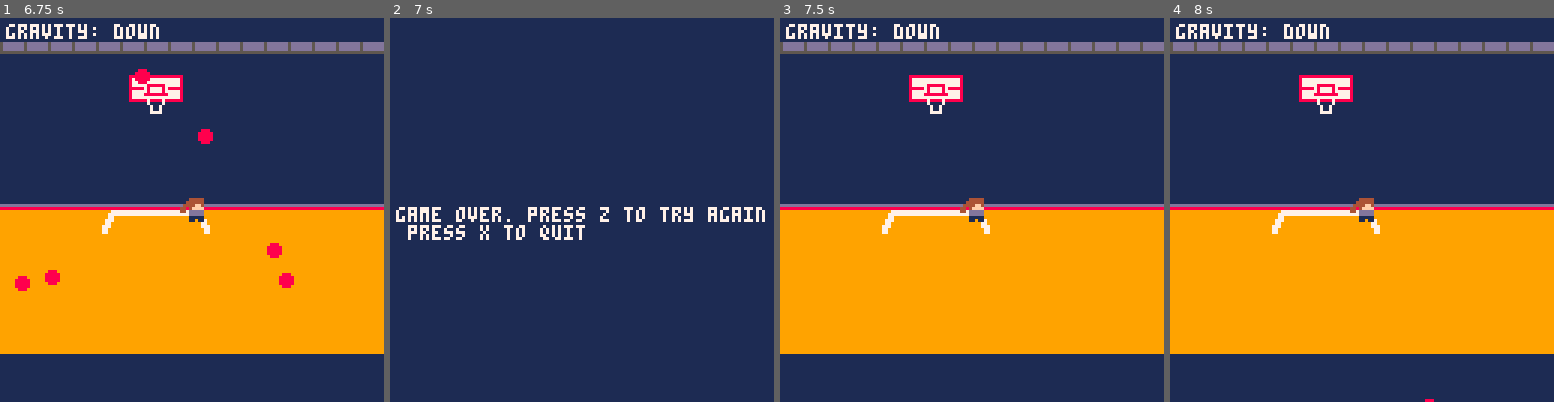
Above: before the commit, frames 1-4 (left to right).
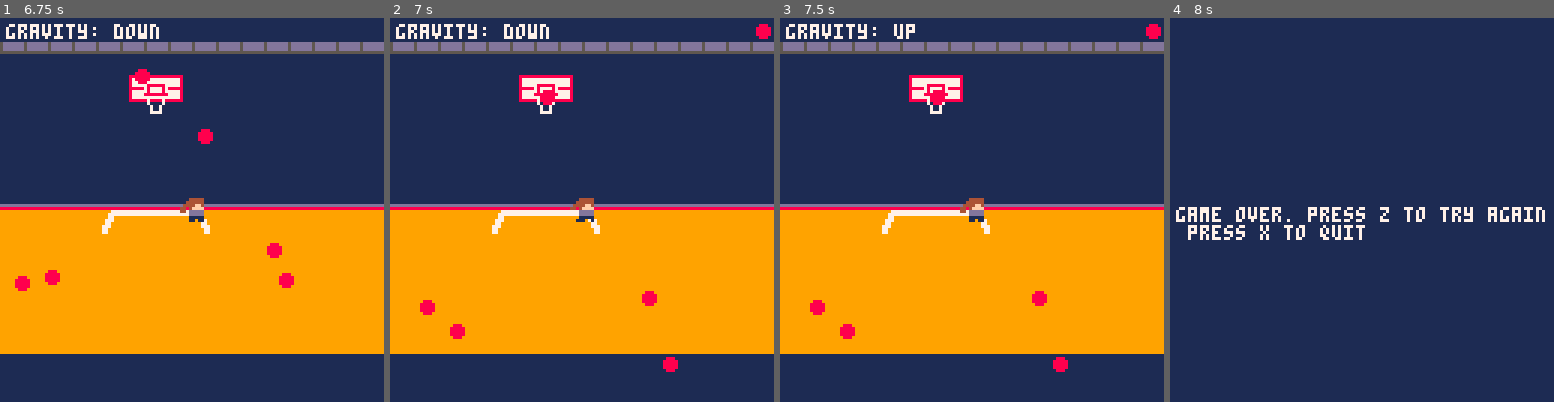
Above: after the commit, the same moments.

Repository: ayanrasulova/dodge-ity
Game: PICO-8 cartridge gravitygame.p8
Same seed, same stepped clock (60 frames per second), same inputs: the game is played once before the commit and once after it.
Inputs:
- Up to frame 1 (6.75 s): tap X (X key) at 0.33, 1.07, 1.85, 2.97, 4.08, 5.2, 6.32 s; tap O (Z key) at 0.7, 1.7, 2.1, 2.5, 2.9, 3.3, 3.7, 4.1, 4.5, 4.9, 5.3, 5.7, 6.1, 6.5 s; hold Up 2.15-2.42 s; hold Down 3.63-3.97 s; hold Up 4.73-5.03 s; hold Down 5.73-6.03 s
- Up to frame 2 (7 s): tap O (Z key) at 6.9 s
- Up to frame 3 (7.5 s): hold Up 7.18-7.45 s; tap O (Z key) at 7.3 s; tap X (X key) at 7.43 s
- Up to frame 4 (8 s): tap O (Z key) at 7.7 s

Frame 1 is identical in both runs. In frame 2, 44% of the frame differs, in the area x 0-100%, y 1-93%; in frame 3, 0.9%; in frame 4, 44%.

Commit message:
delay game over

Diff:
--- a/bullets.lua
+++ b/bullets.lua
@@ -76,9 +76,8 @@
             del(bullets,b)
         -- detect if this bullet hit crush
         elseif bullet_collision_check(b) then
-            -- add game over
             del(bullets, b)
-            dead = true
+            death_timer = 30
             -- will add sfx(0)
             break
         end
--- a/gravitygame.p8
+++ b/gravitygame.p8
@@ -7,6 +7,7 @@
 
 function _init()
     dead = false
+    death_timer = 0
     score = 0
 
     if has_started == false then
@@ -83,7 +84,14 @@
             spawn_bullet()
         end
 
-        update_bullets()
+        if death_timer > 0 then
+            death_timer-=1
+            if death_timer == 0 then
+                dead=true
+            end
+        else
+            update_bullets()
+        end
 
         if dead == true then
             is_playing=false
